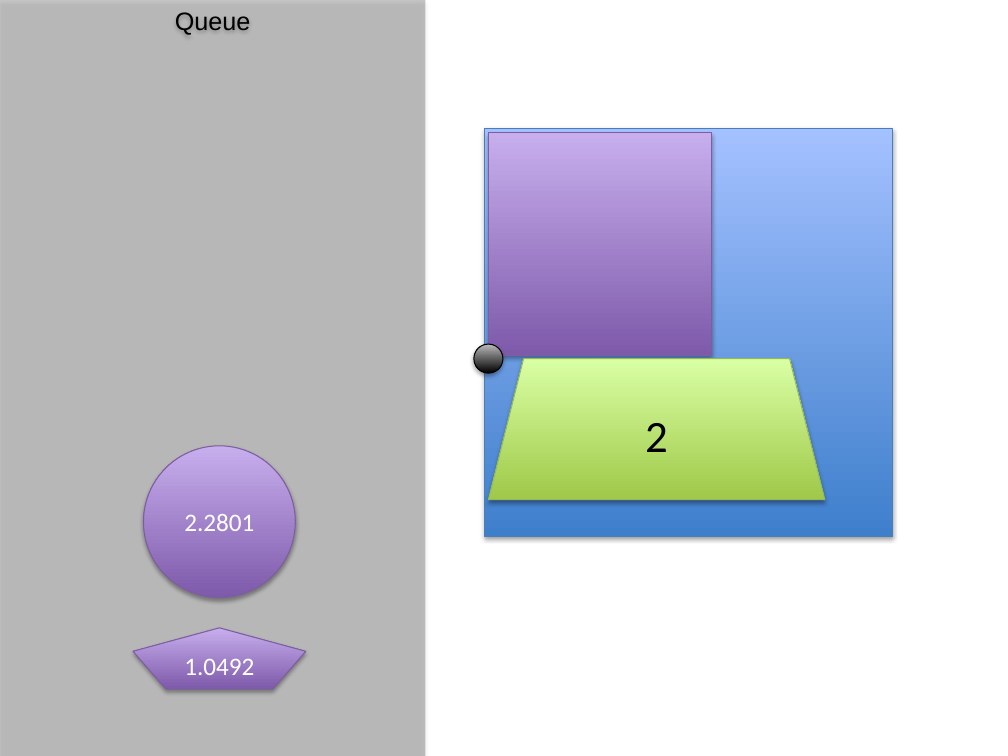
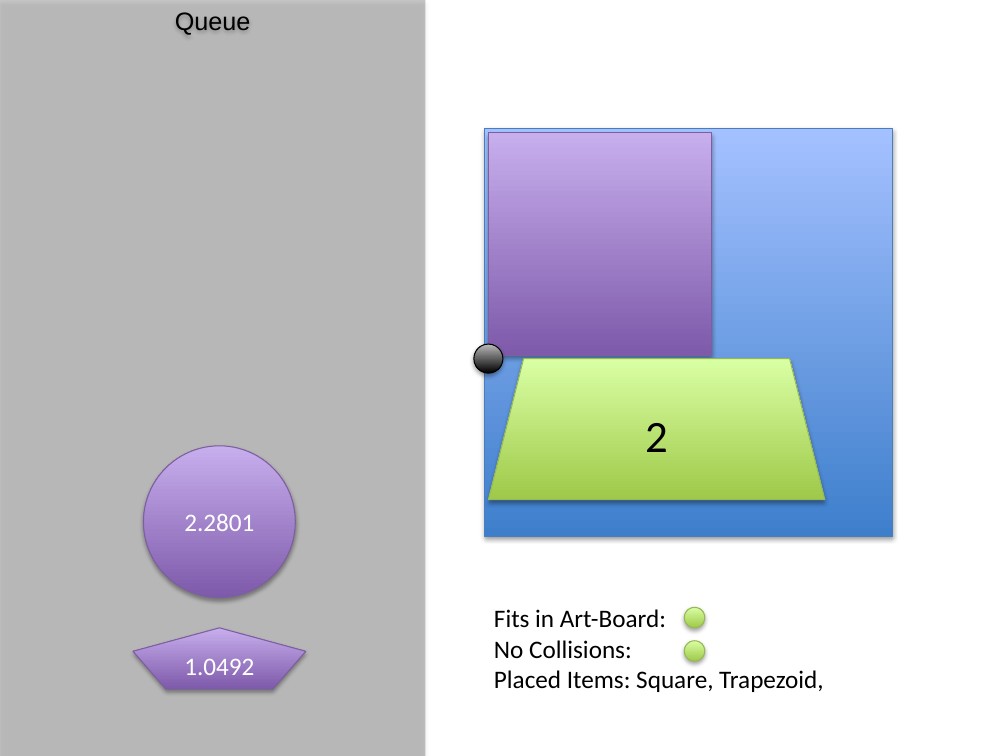
Before and after one commit to StJohn3D/santaCode2014, a slide deck: slide 8 of SantaCode_2014_StJohn.pptx. Drawn at 1008x756 pixels with LibreOffice and Linux fonts; fonts in the diff are those of the drawing. Boxes give left, top, right and bottom in pixels: in the first picture for what was removed or moved away, otherwise in the second. Text is boxed around its words. In the diff, an @@ line names an element or a change of style, - is before the commit and + after.

```diff
--- a/SantaCode_2014_StJohn.pptx
+++ b/SantaCode_2014_StJohn.pptx
@@ text added at <box>494,609,824,692</box>, 18 pt, text #000000 @@
+Fits in Art-Board:
+No Collisions:
+Placed Items: Square, Trapezoid,
@@ ellipse added at <box>684,608,705,628</box>, fill gradient #A0CA4A to #DAFFA5, outline #98B955 0.75 pt @@
@@ ellipse added at <box>684,641,705,661</box>, fill gradient #A0CA4A to #DAFFA5, outline #98B955 0.75 pt @@
```
Also in this commit, not shown: 12 other slides changed.
